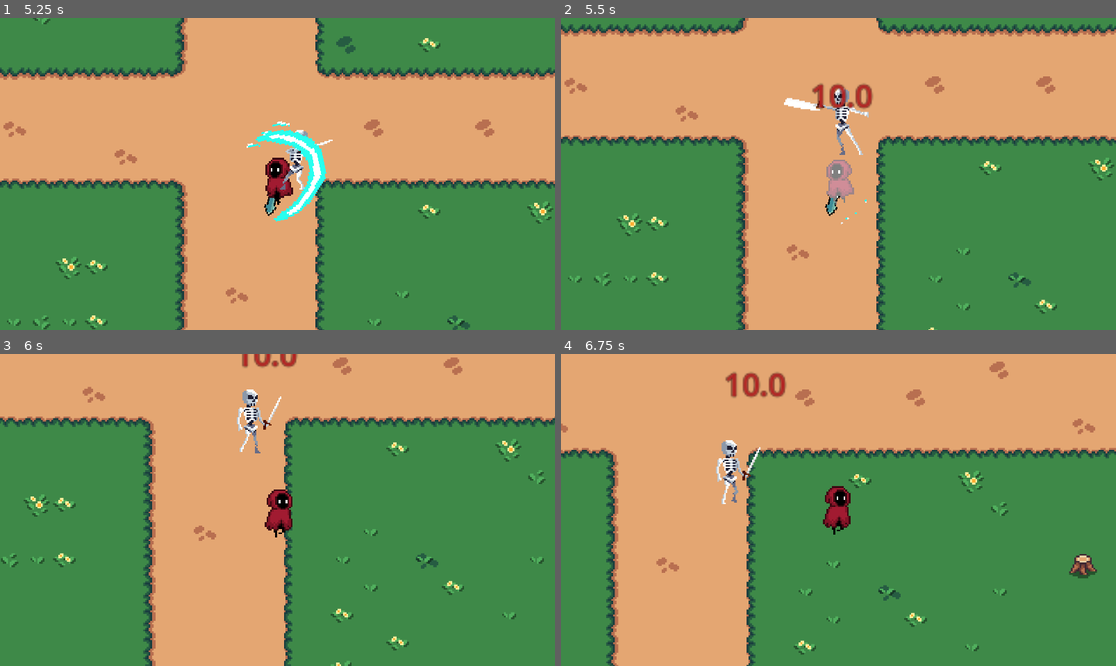
Above: before the commit, frames 1-4 (two rows, left to right).
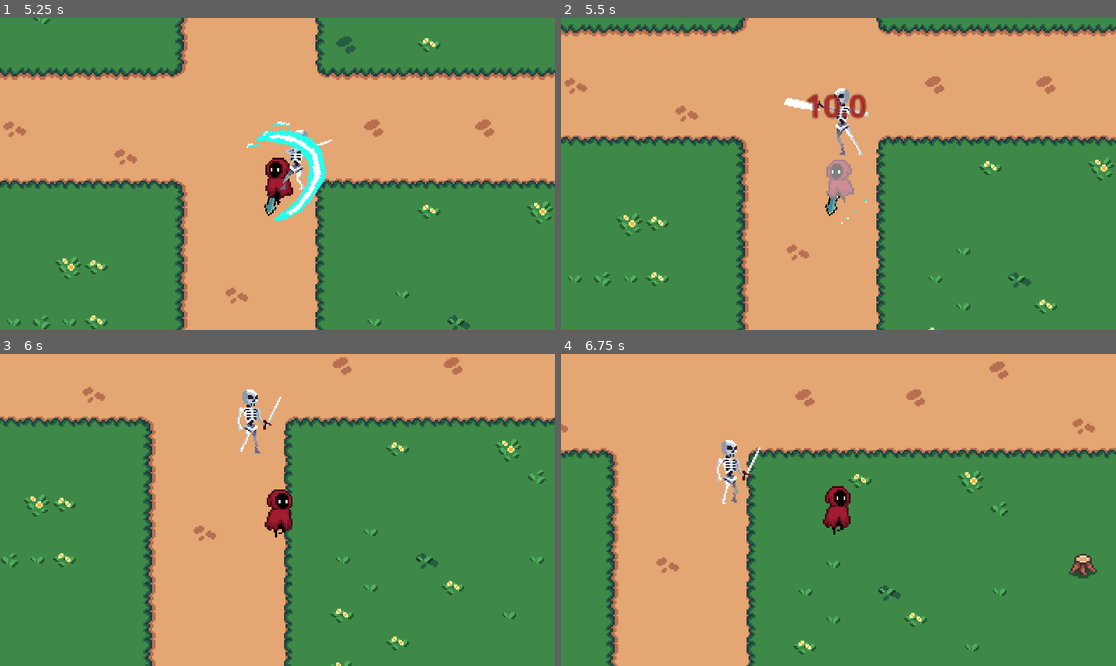
Above: after the commit, the same moments.

Repository: Jerga99/godot-2d-game-course
Game: Godot game, scene res://scenes/play_scene.tscn
Two runs of this game, one before a commit and one after it. Both use one fixed random seed, a clock stepped at 60 frames per second and the inputs below.
Inputs (mouse positions are in pixels of both pictures, inside the frame that each line leads up to):
- Up to frame 1 (5.25 s): move the mouse to (399, 158) at 0.52 s; hold D (right) 0.53-1.28 s; tap one key every 0.75 s from 0.6 s: 1 (ability_1) 2 (ability_2) 3 (ability_3) 1 (ability_1) 2 (ability_2) 3 (ability_3) 1 (ability_1); move the mouse to (166, 189) at 1.27 s; hold S (down) 1.28-2.03 s; move the mouse to (333, 105) at 2.02 s; hold D (right) 2.03-2.78 s; move the mouse to (249, 236) at 2.77 s; hold W (up) 2.78-3.53 s; move the mouse to (444, 220) at 3.52 s; hold A (left) 3.53-5.03 s; move the mouse to (111, 127) at 4.27 s; move the mouse to (305, 174) at 5.02 s; hold S (down) from 5.03 s (still down)
- Up to frame 2 (5.5 s): keep holding S (down)
- Up to frame 3 (6 s): move the mouse to (194, 432) at 5.77 s; release S (down) at 5.78 s; hold D (right) from 5.78 s (still down); tap 2 (ability_2) at 5.85 s
- Up to frame 4 (6.75 s): move the mouse to (960, 494) at 6.52 s; release D (right) at 6.53 s; hold W (up) from 6.53 s (still down); tap 3 (ability_3) at 6.6 s

Frame 1 is identical in both runs. In frame 2, 0.8% of the frame differs, in the area x 44-57%, y 20-33%; in frame 3, 0.3%; in frame 4, 0.5%.

Commit message:
Better tweens

Diff:
--- a/scripts/autoload/float_text.gd
+++ b/scripts/autoload/float_text.gd
@@ -17,14 +17,17 @@
 	var spawn_offset = label.size / 2
 	label.position = spawn_pos - spawn_offset
 	label.position.x += x_offset
+	label.pivot_offset = label.size / 2
 
 	var tween = create_tween()
 
-	tween.tween_property(label, "position:x", label.position.x + 40, 2)
+	tween.tween_property(label, "position:x", label.position.x + x_offset, 0.35)
 	tween.set_trans(Tween.TRANS_EXPO).set_ease(Tween.EASE_OUT)
 	tween.parallel()
-	tween.tween_property(label, "position:y", label.position.y + -30, 1.5)
+	tween.tween_property(label, "position:y", label.position.y - 10, 0.30)
 	tween.set_trans(Tween.TRANS_EXPO).set_ease(Tween.EASE_OUT)
+	tween.parallel()
+	tween.tween_property(label, "scale", Vector2.ZERO, 0.40).set_ease(Tween.EASE_IN)
 
 	await tween.finished
 	label.queue_free()
